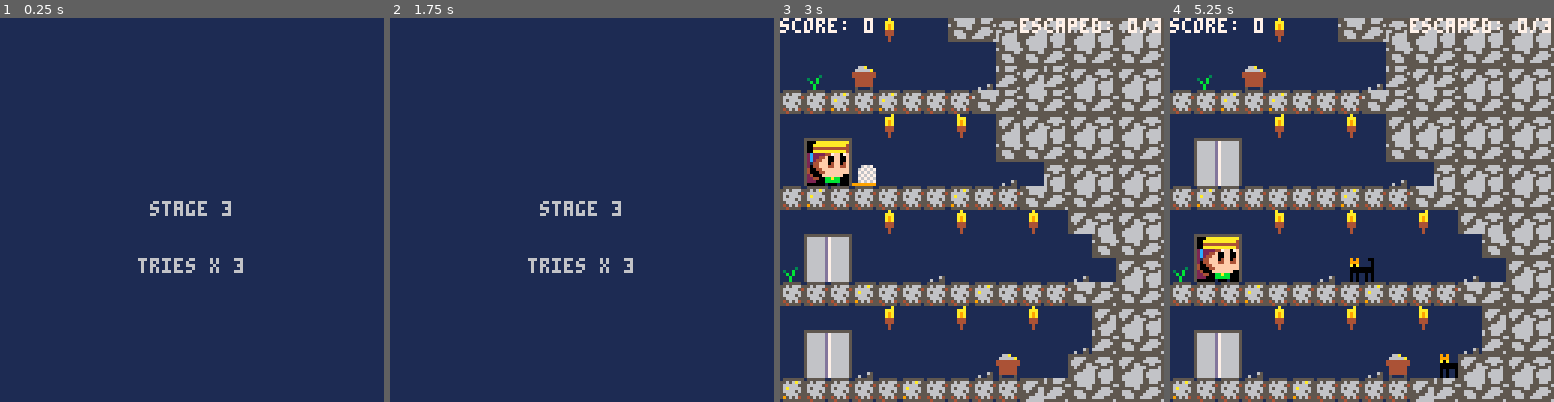
Above: before the commit, frames 1-4 (left to right).
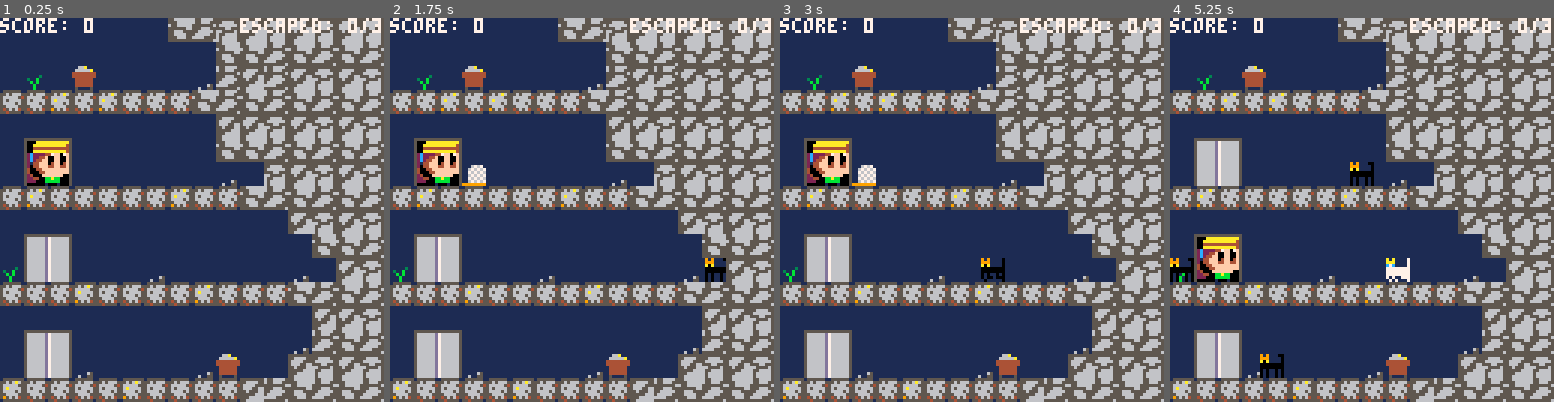
Above: after the commit, the same moments.

Repository: leonardost/cat-catcher-0
Game: PICO-8 cartridge cat_catcher_0.p8
Same seed, same stepped clock (60 frames per second), same inputs: the game is played once before the commit and once after it.
Inputs:
- Up to frame 1 (0.25 s): no input
- Up to frame 2 (1.75 s): tap X (X key) at 0.33, 1.07 s; tap O (Z key) at 0.7, 1.7 s; hold Right from 1.6 s (still down)
- Up to frame 3 (3 s): tap X (X key) at 1.85, 2.97 s; release Right at 2.1 s; tap O (Z key) at 2.1, 2.5, 2.9 s; hold Up 2.15-2.42 s; hold Right from 2.47 s (still down)
- Up to frame 4 (5.25 s): release Right at 3.03 s; hold Left 3.08-3.58 s; tap O (Z key) every 0.4 s from 3.3 to 4.9 s; hold Down 3.63-3.97 s; hold Right 4.02-4.68 s; tap X (X key) at 4.08, 5.2 s; hold Up 4.73-5.03 s; hold Left from 5.08 s (still down)

The runs differ from the first frame. In frame 1, 55% of the frame differs, in the area x 0-100%, y 0-100%; in frame 2, 55%; in frame 3, 1.2%; in frame 4, 2.4%.

Commit message:
Finish stage 3 cat generation and add bonus cat

Diff:
--- a/cat_catcher_0.p8
+++ b/cat_catcher_0.p8
@@ -39,6 +39,8 @@
   stage = 3
   caught_cats = 0
   escaped_cats = 0
+  -- cats that were either captured or escaped
+  finished_cats = 0
   tries = 3
   floor_base_y = 40
 
@@ -51,7 +53,7 @@
   4 = ending
   5 = game over
   --]]
-  game_state = 1
+  game_state = 2
 
   girl = girl_actor(8, floor_base_y + 32 * current_floor)
   add(actors, girl)
@@ -126,6 +128,20 @@
     { 10, 220, 2 },
     { 12, 290, 1 },
     { 11, 380, 2 },
+    { 9, 450, 2 },
+    { 9, 470, 1 },
+    { 9, 530, 0 },
+    { 10, 650, 2 },
+    { 10, 670, 1 },
+    { 10, 690, 0 },
+    { 10, 710, 1 },
+    { 10, 730, 2 },
+    { 12, 730, 1 },
+    { 10, 750, 1 },
+    { 12, 750, 2 },
+    { 10, 770, 0 },
+    { 11, 830, 0 },
+    { 13, 1050, 1 },
   }
 
   -- cats used for testing
@@ -166,6 +182,7 @@
   	   game_state = 2
   	   escaped_cats = 0
   	   caught_cats = 0
+  	   finished_cats = 0
   	   actors = {}
   	   add(actors, girl)
   	   add(actors, elevator)
@@ -211,16 +228,23 @@
       obj.update()
     end
     if obj.escaped == true then
-      escaped_cats += 1
-      if escaped_cats == 3 then
-        game_state = 1
-        t = 0
-        tries -= 1
-        if tries == 0 then
-          game_state = 5
-        end
-      end
+      if not obj.bonus then
+		      escaped_cats += 1
+		      if escaped_cats == 3 then
+		        game_state = 1
+		        t = 0
+		        tries -= 1
+		        if tries == 0 then
+		          game_state = 5
+		        end
+		      end
+		    end
+		    finished_cats += 1
       del(actors, obj)
+      if finished_cats == #cat_generation[stage] then
+ 	      stage_cleared_t = 45
+ 	      return
+	     end
     end
   end
 
@@ -240,7 +264,7 @@
     paw.t -= 1
     if
       paw.t == 0
-      and caught_cats + escaped_cats == #cat_generation[stage]
+      and finished_cats == #cat_generation[stage]
     then
       stage_cleared_t = 45
     end
@@ -335,6 +359,7 @@
     then
 	 	   score += actor.value
 	 	   caught_cats += 1
+	 	   finished_cats += 1
 	 	   paw = {
 	 	     t = 15,
 	 	     x = actor.x,
@@ -802,6 +827,28 @@
   cat.value = 30
 
   return climber(cat, 2)
+end
+
+-- bonus green cat
+function cat_actor_bonus(floor)
+  local sprites = {
+    sprite(1, 1, { 53 }),
+    sprite(1, 1, { 54 }),
+  }
+  local cat = base_cat_actor(sprites, floor)
+
+  function cat.update()
+    cat.update_state()
+    cat.base_update()
+    cat.x -= 4
+    if cat.x < -8 then
+      sfx(8)
+      cat.escaped = true
+    end
+  end
+  cat.bonus = true
+  cat.value = 1000
+  return cat
 end
 
 -- black cat with helmet
@@ -999,6 +1046,8 @@
   bigcat_actor5,
   -- 11 - big black cat with helmet
   bigcat_actor6,
+  -- 12 - bonus green cat
+  cat_actor_bonus,
 }
 -->8
 function elevator_actor(x, y)
